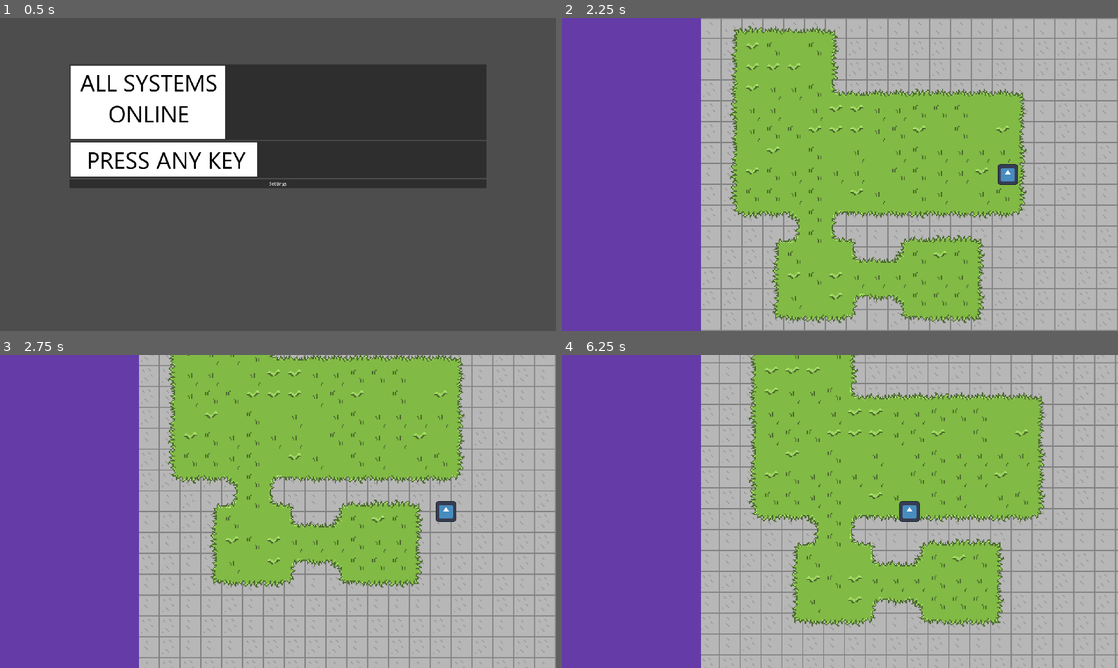
Above: before the commit, frames 1-4 (two rows, left to right).
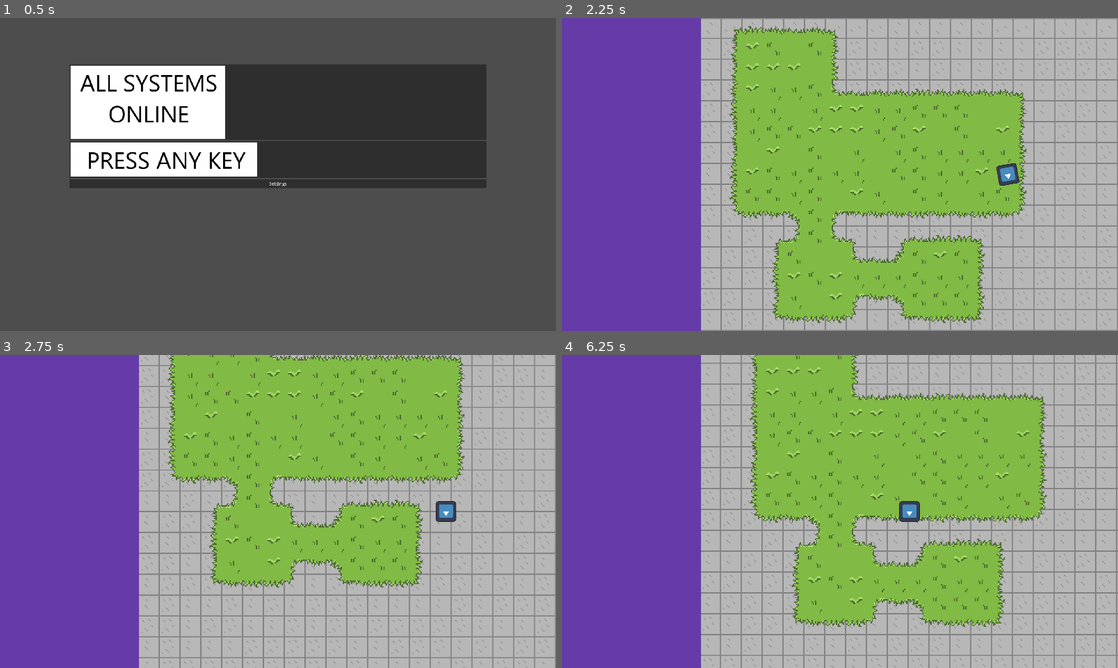
Above: after the commit, the same moments.

Repository: Earth-Turtle/jan-jam
Game: Godot game, scene res://scenes/main_menu.tscn
The game is run twice, just before and just after one commit, with the same random seed, the same clock (stepped at 60 frames per second) and the same inputs. The engine's default icon, where the game draws it, is replaced by a stand-in: a white triangle on a blue panel in a dark square.
Inputs (mouse positions are in pixels of both pictures, inside the frame that each line leads up to):
- Up to frame 1 (0.5 s): no input
- Up to frame 2 (2.25 s): click (840, 158) at 0.5 s; tap Enter at 1.25 s; hold Right (ui_right) 1.28-2.03 s; hold Down (ui_down) from 2.03 s (still down)
- Up to frame 3 (2.75 s): keep holding Down (ui_down)
- Up to frame 4 (6.25 s): release Down (ui_down) at 2.78 s; hold Right (ui_right) 2.78-3.53 s; hold Up (ui_up) 3.53-4.28 s; hold Left (ui_left) 4.28-5.78 s; hold Down (ui_down) from 5.78 s (still down)

Frame 1 is identical in both runs. In frame 2, less than 0.1% of the frame differs, in the area x 78-83%, y 46-54%; in frame 3, less than 0.1%; in frame 4, 12%, in the area x 25-100%, y 0-100%.

Commit message:
Have player turn towards movement

Diff:
--- a/entities/player.tscn
+++ b/entities/player.tscn
@@ -3,8 +3,8 @@
 [ext_resource type="Script" path="res://scripts/player.gd" id="1_6g3re"]
 [ext_resource type="Texture2D" uid="uid://dumucmms2bmdv" path="res://icon.svg" id="1_kgk6k"]
 
-[sub_resource type="RectangleShape2D" id="RectangleShape2D_qkca5"]
-size = Vector2(70, 70)
+[sub_resource type="CircleShape2D" id="CircleShape2D_c1xwo"]
+radius = 38.71
 
 [node name="Player" type="CharacterBody2D"]
 collision_mask = 2
@@ -16,4 +16,4 @@
 
 [node name="CollisionShape2D2" type="CollisionShape2D" parent="."]
 position = Vector2(0.5, 0)
-shape = SubResource("RectangleShape2D_qkca5")
+shape = SubResource("CircleShape2D_c1xwo")
--- a/scripts/player.gd
+++ b/scripts/player.gd
@@ -16,13 +16,16 @@
 	## Get vector of displacement direction
 	var direction = Input.get_vector("ui_left", "ui_right", "ui_up", "ui_down")
 
-	if direction != Vector2.ZERO:
-		velocity = velocity.move_toward(direction * max_velocity, acceleration * delta)
-	else:
-		velocity = velocity.move_toward(Vector2.ZERO, deceleration * delta)
+	# snappy turnaround movement
+	if direction.x * velocity.x < 0:
+		velocity.x = 0
+	if direction.y * velocity.y < 0:
+		velocity.y = 0
+
+	velocity = velocity.move_toward(direction * max_velocity, acceleration * delta)
 
 	move_and_slide()
-
+	$Sprite2D2.rotation = velocity.angle() + (PI / 2)
 
 
 # Called every frame. 'delta' is the elapsed time since the previous frame.
